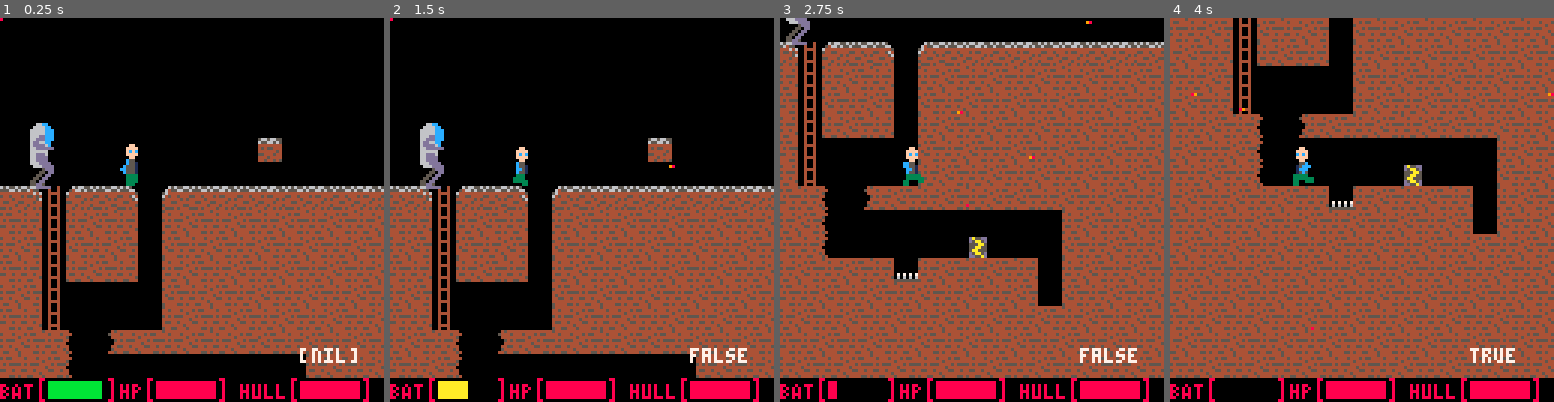
Above: before the commit, frames 1-4 (left to right).
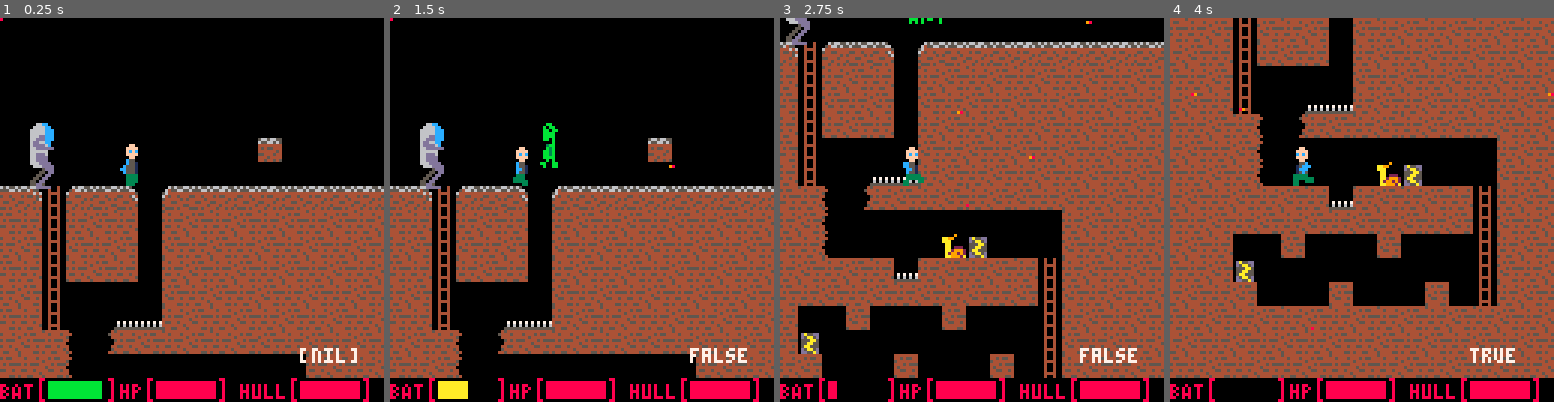
Above: after the commit, the same moments.

Repository: M2tias/LD39
Game: PICO-8 cartridge carts/mech.p8
The game is run twice, just before and just after one commit, with the same random seed, the same clock (stepped at 60 frames per second) and the same inputs.
Inputs:
- Up to frame 1 (0.25 s): no input
- Up to frame 2 (1.5 s): tap X (X key) at 0.33, 1.07 s; tap O (Z key) at 0.7 s
- Up to frame 3 (2.75 s): hold Right 1.6-2.1 s; tap O (Z key) at 1.7, 2.1, 2.5 s; tap X (X key) at 1.85 s; hold Up 2.15-2.42 s; hold Right from 2.47 s (still down)
- Up to frame 4 (4 s): tap O (Z key) at 2.9, 3.3, 3.7 s; tap X (X key) at 2.97 s; release Right at 3.03 s; hold Left 3.08-3.58 s; hold Down 3.63-3.97 s

The runs differ from the first frame. In frame 1, 0.2% of the frame differs, in the area x 29-43%, y 78-82%; in frame 2, 0.5%; in frame 3, 11%, in the area x 4-74%, y 0-94%; in frame 4, 11%.

Commit message:
Sprites, level design, bullet sound, some code for the enemies.

Diff:
--- a/carts/mech.p8
+++ b/carts/mech.p8
@@ -22,6 +22,7 @@
 mech.hull = 10
 
 bullets = {} -- {x, y, dir}
+enemies = {} -- {x, y, frame}
 
 
 intro = false
@@ -84,6 +85,8 @@
 	if(btnp(4, 0)) then
 		char.aiming = true
 		char_shoot()
+	elseif(btnp(5, 0)) then
+		create_enemy()
 	end
 
 	char_gravity()
@@ -176,6 +179,12 @@
 
 function char_shoot()
 	add(bullets, {x = char.x, y = char.y+8, dir = char.flipx})
+	sfx(1)
+end
+
+function create_enemy()
+	local enemy = {x = 10+char.x, y = 10, dir = false, frame = 0, maxframes = 3}
+	add(enemies, enemy)
 end
 
 function _draw()
@@ -214,6 +223,13 @@
 	else
 		spr(64+frames1[frame+1], char.x, char.y, 1, 2, char.flipx)
 	end
+
+	for enemy in all(enemies) do
+		enemy.frame = (enemy.frame + step) % enemy.maxframes
+		spr(74+enemy.frame, enemy.x, enemy.y, 1, 2, enemy.dir)
+	end
+
+	spr(106, 72, 96)
 
 	for bullet in all(bullets) do
 		spr(97, bullet.x, bullet.y, 1, 1, bullet.dir)
@@ -392,17 +408,21 @@
 0000000000000000000000000000000000000000000000000000000000000000000000000000000000000000000000000000000000000000000000000000000000000000000000000000000000000000000000000000000000000000000000000000000000000000000000000000000000000000000000000000000000000000
 0000000000000000000000000100000000000000000000000000000000000000000000000000000000000000000000000000000000000000000000000000000000000000000000000000000000000000000000000000000000000000000000000000000000000000000000000000000000000000000000000000000000000000
 0000000000000000000000000000000000000000000000000000000000000000000000000000000000000000000000000000000000000000000000000000000000000000000000000000000000000000000000000000000000000000000000000000000000000000000000000000000000000000000000000000000000000000
-0102114e21021200220201020102010201020112002201020102010201020102010201020102010201020102010201020102010201020102010201020102010201020102010201020102010201020102010201020102010201020102010201020102010201020102010201020102010201020102010201020102010201020102
-0304034e03040300030403040304030403040304000403040304030403040304030403040304030403040304030403040304030403040304030403040304030403040304030403040304030403040304030403040304030403040304030403040304030403040304030403040304030403040304030403040304030403040304
-0403044e04030400040304030403040304030403000304030400000000030403040304030403040304030403040304030403040304030403040304030403040304030403040304030403040304030403040304030403040304030403040304030403040304030403040304030403040304030403040304030403040304030403
-0304034e03040300030403040304030403040304000403040000000000040304030403040304030403040304030403040304030403040304030403040304030403040304030403040304030403040304030403040304030403040304030403040304030403040304030403040304030403040304030403040304030403040304
-0403044e00000000040304030403040304030403000304000000040000030403040304030403040304030403040304030403040304030403040304030403040304030403040304030403040304030403040304030403040304030403040304030403040304030403040304030403040304030403040304030403040304030403
-0304034e00000000030403040304030403040304000000000004030000040304030403040304030403040304030403040304030403040304030403040304030403040304030403040304030403040304030403040304030403040304030403040304030403040304030403040304030403040304030403040304030403040304
-0403040324330304030403040403040304030403000000000403040000030403040304030403040304030403040304030403040304030403040304030403040304030403040304030403040304030403040304030403040304030403040304030403040304030403040304030403040304030403040304030403040304030403
-0304030424000000000000000000030403040304030403040304000000040304030403040304030403040304030403040304030403040304030403040304030403040304030403040304030403040304030403040304030403040304030403040304030403040304030403040304030403040304030403040304030403040304
-040304032400000000004f000000040304030403040304030400000000030403040304030403040304030403040304030403040304030403040304030403040304030403040304030403040304030403040304030403040304030403040304030403040304030403040304030403040304030403040304030403040304030403
-0304030403040307030403040300030403040304030403040000030000040304030403040304030403040304030403040304030403040304030403040304030403040304030403040304030403040304030403040304030403040304030403040304030403040304030403040304030403040304030403040304030403040304
-0403040304030403040304030400040304030403040304030403040000030403040304030403040304030403040304030403040304030403040304030403040304030403040304030403040304030403040304030403040304030403040304030403040304030403040304030403040304030403040304030403040304030403
+0102114e21021200220201020102010201020112002201020102010201114e21010201020102010201020102010201020102010201020102010201020102010201020102010201020102010201020102010201020102010201020102010201020102010201020102010201020102010201020102010201020102010201020102
+0304034e03040300030403040304030403040304000403040304030403044e04030403040304030403040304030403040304030403040304030403040304030403040304030403040304030403040304030403040304030403040304030403040304030403040304030403040304030403040304030403040304030403040304
+0403044e04030400040304030403040304030403000304030400000000034e03040304030403040304030403040304030403040304030403040304030403040304030403040304030403040304030403040304030403040304030403040304030403040304030403040304030403040304030403040304030403040304030403
+0304034e03040300030403040304030403040304000403040000000000044e04030403040304030403040304030403040304030403040304030403040304030403040304030403040304030403040304030403040304030403040304030403040304030403040304030403040304030403040304030403040304030403040304
+0403044e00000000040304030403040304030403000304000000040000034e03040304030403040304030403040304030403040304030403040304030403040304030403040304030403040304030403040304030403040304030403040304030403040304030403040304030403040304030403040304030403040304030403
+0304034e00000707030403040304030403040304000000000004030000044e04030403040304030403040304030403040304030403040304030403040304030403040304030403040304030403040304030403040304030403040304030403040304030403040304030403040304030403040304030403040304030403040304
+040304032433030403040304040304030403040300004f000403040000034e03040304030403040304030403040304030403040304030403040304030403040304030403040304030403040304030403040304030403040304030403040304030403040304030403040304030403040304030403040304030403040304030403
+0304030424000000000000000000030403040304030403040304000000044e04030403040304030403040304030403040304030403040304030403040304030403040304030403040304030403040304030403040304030403040304030403040304030403040304030403040304030403040304030403040304030403040304
+040304032400000000004f000000040304030403040304030400000000034e03040304030403040304030403040304030403040304030403040304030403040304030403040304030403040304030403040304030403040304030403040304030403040304030403040304030403040304030403040304030403040304030403
+030403040304030703040304034e030403040304030403040000030000044e04030403040304030403040304030403040304030403040304030403040304030403040304030403040304030403040304030403040304030403040304030403040304030403040304030403040304030403040304030403040304030403040304
+040304030403040304030403044e040304030403040304030000040707034e03040304030403040304030403040304030403040304030403040304030403040304030403040304030403040304030403040304030403040304030403040304030403040304030403040304030403040304030403040304030403040304030403
+030403000004000000040000004e030403040304030403040004030403044e04030403040304030403040304030403040304030403040304030403040304030403040304030403040304030403040304030403040304030403040304030403040304030403040304030403040304030403040304030403040304030403040304
+0403044f0000000000000000004e040304030403040304030000000000004e03040304030403040304030403040304030403040304030403040304030403040304030403040304030403040304030403040304030403040304030403040304030403040304030403040304030403040304030403040304030403040304030403
+030403040000000400000004004e030403040304030403040000000000004e04030403040304030403040304030403040304030403040304030403040304030403040304030403040304030403040304030403040304030403040304030403040304030403040304030403040304030403040304030403040304030403040304
+0403040304030403040304030403040304030403040304030403040304030403040304030403040304030403040304030403040304030403040304030403040304030403040304030403040304030403040304030403040304030403040304030403040304030403040304030403040304030403040304030403040304030403
 0304030403040304030403040304030403040304030403040304030403040304030403040304030403040304030403040304030403040304030403040304030403040304030403040304030403040304030403040304030403040304030403040304030403040304030403040304030403040304030403040304030403040304
 0403040304030403040304030403040304030403040304030403040304030403040304030403040304030403040304030403040304030403040304030403040304030403040304030403040304030403040304030403040304030403040304030403040304030403040304030403040304030403040304030403040304030403
 0304030403040304030403040304030403040304030403040304030403040304030403040304030403040304030403040304030403040304030403040304030403040304030403040304030403040304030403040304030403040304030403040304030403040304030403040304030403040304030403040304030403040304
@@ -415,10 +435,6 @@
 0403040304030403040304030403040304030403040304030403040304030403040304030403040304030403040304030403040304030403040304030403040304030403040304030403040304030403040304030403040304030403040304030403040304030403040304030403040304030403040304030403040304030403
 0304030403040304030403040304030403040304030403040304030403040304030403040304030403040304030403040304030403040304030403040304030403040304030403040304030403040304030403040304030403040304030403040304030403040304030403040304030403040304030403040304030403040304
 0403040304030403040304030403040304030403040304030403040304030403040304030403040304030403040304030403040304030403040304030403040304030403040304030403040304030403040304030403040304030403040304030403040304030403040304030403040304030403040304030403040304030403
-0304030403040304030403040304030403040304030403040304030403040304030403040304030403040304030403040304030403040304030403040304030403040304030403040304030403040304030403040304030403040304030403040304030403040304030403040304030403040304030403040304030403040304
-0403040304030403040304030403040304030403040304030403040304030403040304030403040304030403040304030403040304030403040304030403040304030403040304030403040304030403040304030403040304030403040304030403040304030403040304030403040304030403040304030403040304030403
-0304030403040304030403040304030403040304030403040304030403040304030403040304030403040304030403040304030403040304030403040304030403040304030403040304030403040304030403040304030403040304030403040304030403040304030403040304030403040304030403040304030403040304
-0403040304030403040304030403040304030403040304030403040304030403040304030403040304030403040304030403040304030403040304030403040304030403040304030403040304030403040304030403040304030403040304030403040304030403040304030403040304030403040304030403040304030403
 0000000000000000000000000000000000000000000000000000000000000000000000000000000000000000000000000000000000000000000000000000000000000000000000000000000000000000000000000000000000000000000000000000000000000000000000000000000000000000000000000000000000000000
 
 
Not shown, changed: 23 lines of the sprite sheet (__gfx__) section of carts/mech.p8
Not shown, changed: the sound effects (__sfx__) section of carts/mech.p8
Not shown, changed: config.txt
